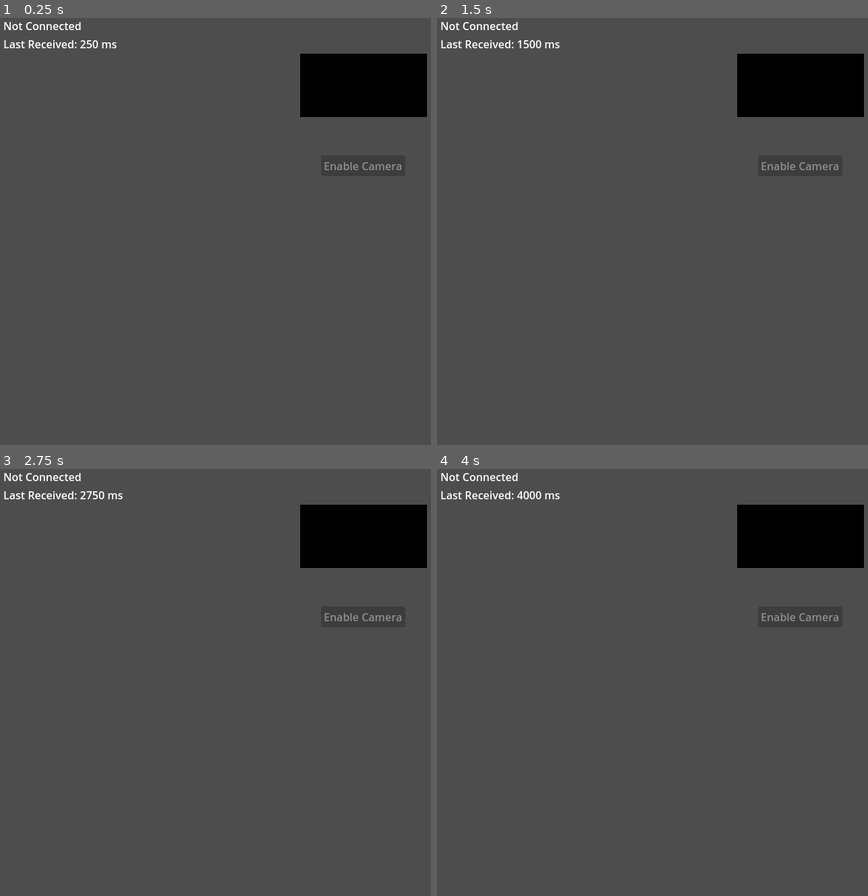
Above: before the commit, frames 1-4 (two rows, left to right).
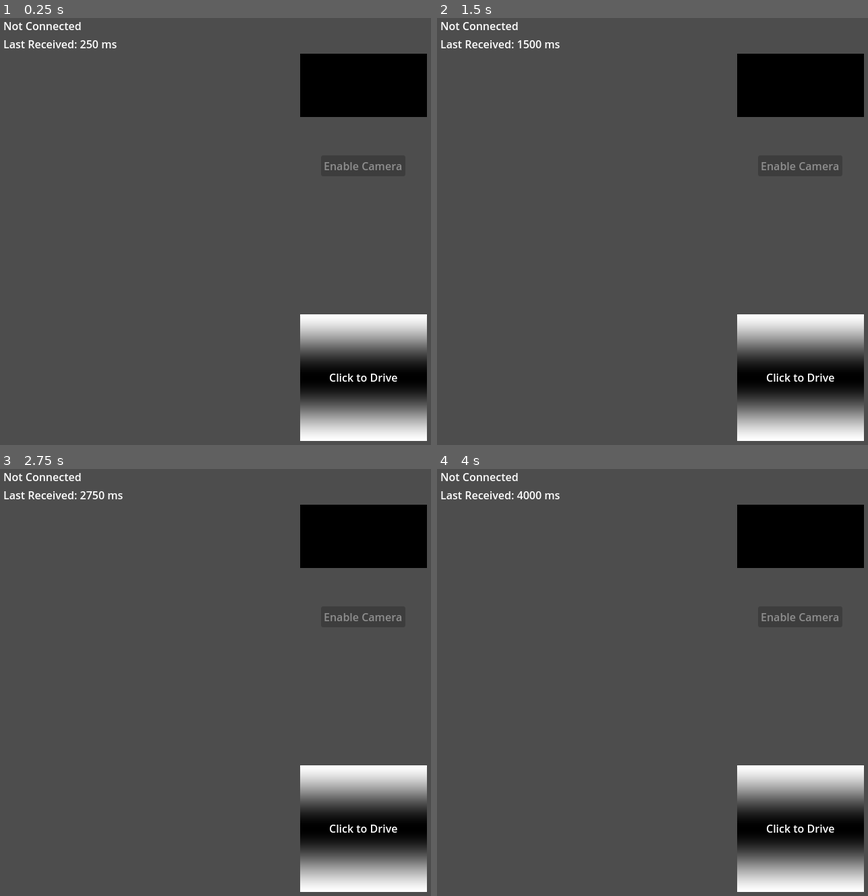
Above: after the commit, the same moments.

Repository: utahrobotics/lunadev-2024
Game: Godot game, scene res://main.tscn
Same seed, same stepped clock (60 frames per second), same inputs: the game is played once before the commit and once after it.
Inputs (mouse positions are in pixels of both pictures, inside the frame that each line leads up to):
- Up to frame 1 (0.25 s): no input
- Up to frame 2 (1.5 s): tap Enter at 0.5, 1.25 s; move the mouse to (747, 205) at 0.52 s; click (747, 205) at 0.67 s; move the mouse to (566, 252) at 1.27 s; click (566, 252) at 1.42 s
- Up to frame 3 (2.75 s): tap Enter at 2 s; move the mouse to (258, 584) at 2.02 s; click (258, 584) at 2.17 s
- Up to frame 4 (4 s): tap Enter at 2.75, 3.5 s; move the mouse to (630, 767) at 2.77 s; click (630, 767) at 2.92 s; move the mouse to (781, 746) at 3.52 s; click (781, 746) at 3.67 s

The runs differ from the first frame. In frame 1, 7.4% of the frame differs, in the area x 69-100%, y 69-100%; in frame 2, 7.4%; in frame 3, 7.4%; in frame 4, 7.4%.

Commit message:
lunabase progress

Diff:
--- a/lunabase/lunabot.gd
+++ b/lunabase/lunabot.gd
@@ -1,7 +1,7 @@
 extends Node
 
 
-enum Channels { IMPORTANT, CAMERA, ODOMETRY, CONTROLS }
+enum Channels { IMPORTANT, CAMERA, ODOMETRY, STEERING }
 enum ImportantMessage { ENABLE_CAMERA, DISABLE_CAMERA, STOP_DRIVE, STOP_ARM }
 
 signal connected
@@ -16,6 +16,8 @@
 var thread := Thread.new()
 var lunabot: ENetPacketPeer
 var lunabot_mutex := Mutex.new()
+var steering_data: PackedByteArray
+var echo_steering := false
 
 
 func _ready() -> void:
@@ -87,6 +89,9 @@
 				ENetConnection.EventType.EVENT_RECEIVE:
 					_on_receive(channel, data)
 
+			if echo_steering:
+				raw_send_unreliable(Channels.STEERING, steering_data)
+
 
 func _on_receive(channel: int, data: PackedByteArray) -> void:
 	call_deferred("emit", "something_received")
@@ -110,19 +115,21 @@
 			var origin := Vector2(x, y)
 			call_deferred("emit", "odometry_received", origin)
 
-		Channels.CONTROLS:
-			# We should send from here, not receive
-			# Lunabot will receive on this channel
-			push_error("Received data on controls channel!")
+		Channels.STEERING:
+			if data.size() != 2:
+				push_error("Invalid steering packet")
+				return
+
+			lunabot_mutex.lock()
+			echo_steering = steering_data != data
+			lunabot_mutex.unlock()
 
 
 func raw_send(channel: int, data: PackedByteArray, flags: int) -> void:
 	lunabot_mutex.lock()
 	if lunabot == null:
 		push_warning("Lunabot not connected to yet!")
-		lunabot_mutex.unlock()
-		await connected
-		lunabot_mutex.lock()
+		return
 	var err := lunabot.send(channel, data, flags)
 	lunabot_mutex.unlock()
 	if err != OK:
@@ -138,11 +145,39 @@
 
 
 func send_important_msg(msg: ImportantMessage) -> void:
+	if msg == ImportantMessage.STOP_DRIVE:
+		lunabot_mutex.lock()
+		steering_data = PackedByteArray([0, 0])
+		# We don't need to echo since we are sending a reliable message
+		echo_steering = false
+		lunabot_mutex.unlock()
 	var data := PackedByteArray([0])
 	data.encode_u8(0, msg)
 	raw_send_reliable(0, data)
 
 
+func send_steering(drive: float, steering: float) -> void:
+	if drive > 1:
+		drive = 1
+		push_warning("Drive greater than 1!")
+	if drive < -1:
+		drive = -1
+		push_warning("Drive lesser than -1!")
+	if steering > 1:
+		steering = 1
+		push_warning("Steering greater than 1!")
+	if steering < -1:
+		steering = -1
+		push_warning("Steering lesser than -1!")
+
+	lunabot_mutex.lock()
+	steering_data = PackedByteArray([0, 0])
+	steering_data.encode_s8(0, roundi(drive * 127))
+	steering_data.encode_s8(1, roundi(steering * 127))
+	echo_steering = true
+	lunabot_mutex.unlock()
+
+
 func _exit_tree() -> void:
 	running = false
 	thread.wait_to_finish()
--- a/lunabase/main.tscn
+++ b/lunabase/main.tscn
@@ -69,6 +69,65 @@
 		text = \"Disable Camera\"
 "
 
+[sub_resource type="Gradient" id="Gradient_j05cb"]
+interpolation_mode = 2
+offsets = PackedFloat32Array(0, 0.5, 1)
+colors = PackedColorArray(1, 1, 1, 1, 0, 0, 0, 1, 1, 1, 1, 1)
+
+[sub_resource type="GradientTexture2D" id="GradientTexture2D_lspd7"]
+gradient = SubResource("Gradient_j05cb")
+fill_from = Vector2(1, 1)
+
+[sub_resource type="GDScript" id="GDScript_aogjq"]
+script/source = "extends TextureRect
+
+
+var driving := false
+
+
+func _ready() -> void:
+	Lunabot.disconnected.connect(func():
+		driving = false
+		_update()
+	)
+
+
+func _gui_input(event: InputEvent) -> void:
+	if !Lunabot.is_lunabot_connected():
+		return
+
+	if event is InputEventMouseButton:
+		if event.pressed and event.button_index == MOUSE_BUTTON_LEFT:
+			driving = not driving
+			_update()
+			accept_event()
+
+	elif event is InputEventMouseMotion:
+		if !driving:
+			return
+		var origin := (get_local_mouse_position() / size - Vector2.ONE / 2) * 2
+		Lunabot.send_steering(origin.x, - origin.y)
+		accept_event()
+
+
+func _on_mouse_exited() -> void:
+	if !Lunabot.is_lunabot_connected():
+		return
+	driving = false
+	_update()
+
+
+func _update() -> void:
+	if driving:
+		mouse_default_cursor_shape = Control.CURSOR_MOVE
+		$CenterContainer/Label.text = \"×\"
+		warp_mouse(size / 2)
+	else:
+		mouse_default_cursor_shape = Control.CURSOR_ARROW
+		$CenterContainer/Label.text = \"Click to Drive\"
+		Lunabot.send_important_msg(Lunabot.ImportantMessage.STOP_DRIVE)
+"
+
 [node name="Main" type="MarginContainer"]
 anchors_preset = 15
 anchor_right = 1.0
@@ -129,4 +188,30 @@
 text = "Enable Camera"
 script = SubResource("GDScript_amk46")
 
+[node name="VBoxContainer" type="VBoxContainer" parent="Control/VBoxContainer"]
+layout_mode = 2
+size_flags_vertical = 3
+alignment = 2
+
+[node name="TextureRect" type="TextureRect" parent="Control/VBoxContainer/VBoxContainer"]
+layout_mode = 2
+mouse_filter = 0
+texture = SubResource("GradientTexture2D_lspd7")
+expand_mode = 5
+stretch_mode = 5
+script = SubResource("GDScript_aogjq")
+
+[node name="CenterContainer" type="CenterContainer" parent="Control/VBoxContainer/VBoxContainer/TextureRect"]
+layout_mode = 1
+anchors_preset = 15
+anchor_right = 1.0
+anchor_bottom = 1.0
+grow_horizontal = 2
+grow_vertical = 2
+
+[node name="Label" type="Label" parent="Control/VBoxContainer/VBoxContainer/TextureRect/CenterContainer"]
+layout_mode = 2
+text = "Click to Drive"
+
 [connection signal="pressed" from="Control/VBoxContainer/HBoxContainer/EnableCamera" to="Control/VBoxContainer/HBoxContainer/EnableCamera" method="_on_pressed"]
+[connection signal="mouse_exited" from="Control/VBoxContainer/VBoxContainer/TextureRect" to="Control/VBoxContainer/VBoxContainer/TextureRect" method="_on_mouse_exited"]
Not shown: 1 places in lunabase/main.tscn that only renumber resources
